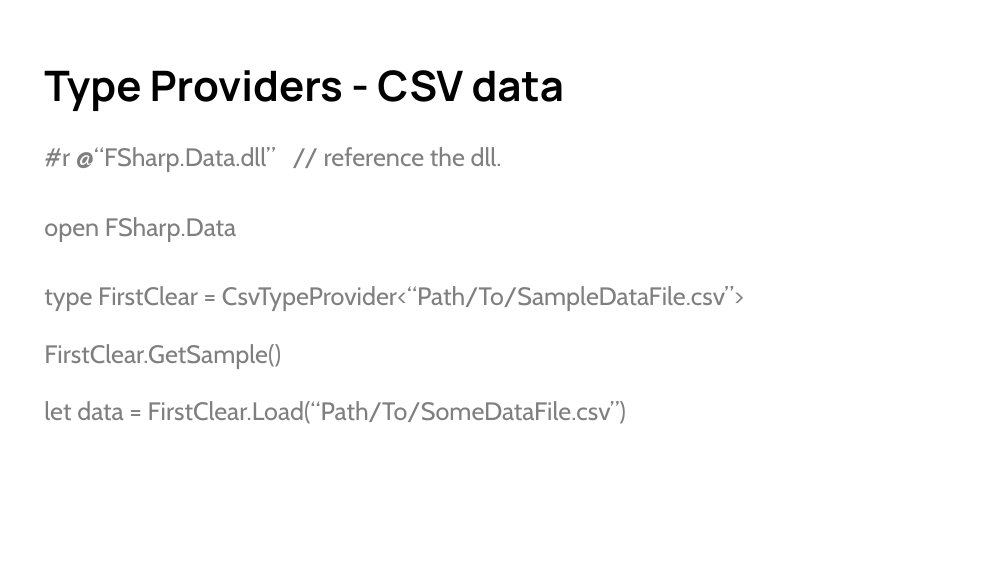
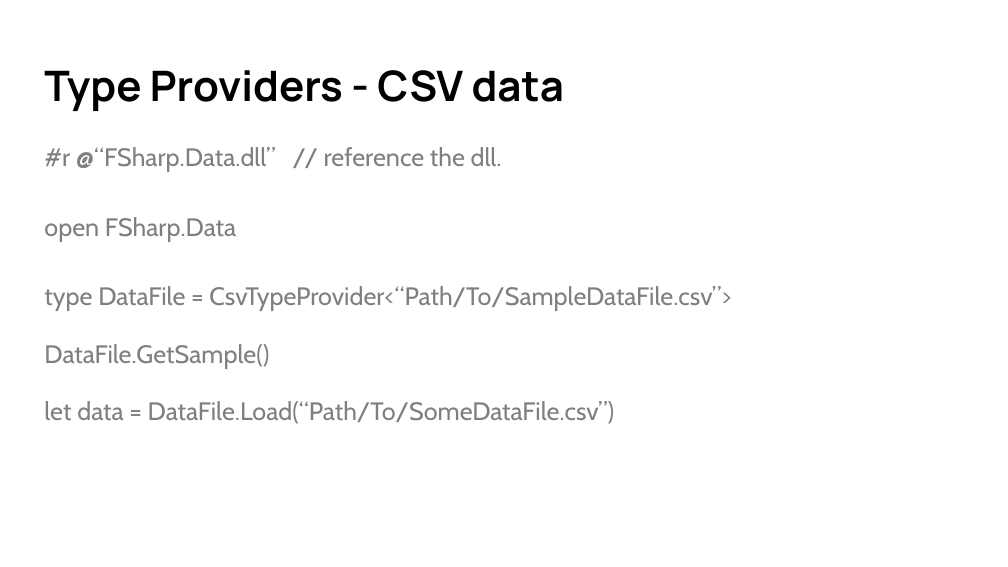
Before and after one commit to cmbrown1598/fsDemo, a slide deck: slide 58 of Intro to F# - Quick.pptx. Drawn at 1008x567 pixels with LibreOffice and Linux fonts; fonts in the diff are those of the drawing. Boxes give left, top, right and bottom in pixels: in the first picture for what was removed or moved away, otherwise in the second. Text is boxed around its words. In the diff, an @@ line names an element or a change of style, - is before the commit and + after.

```diff
--- a/Intro to F# - Quick.pptx
+++ b/Intro to F# - Quick.pptx
@@ text at (x1=44, y1=147, x2=731, y2=424): text changed @@
-#r @“FSharp.Data.dll” // reference the dll.
-open FSharp.Data
-type FirstClear = CsvTypeProvider<“Path/To/SampleDataFile.csv”>
-FirstClear.GetSample()
-let data = FirstClear.Load(“Path/To/SomeDataFile.csv”)
+#r @“FSharp.Data.dll” // reference the dll.
+open FSharp.Data
+type DataFile = CsvTypeProvider<“Path/To/SampleDataFile.csv”>
+DataFile.GetSample()
+let data = DataFile.Load(“Path/To/SomeDataFile.csv”)
```
Also in this commit, not shown: 13 other slides changed, 1 slide removed, 1 other file.
